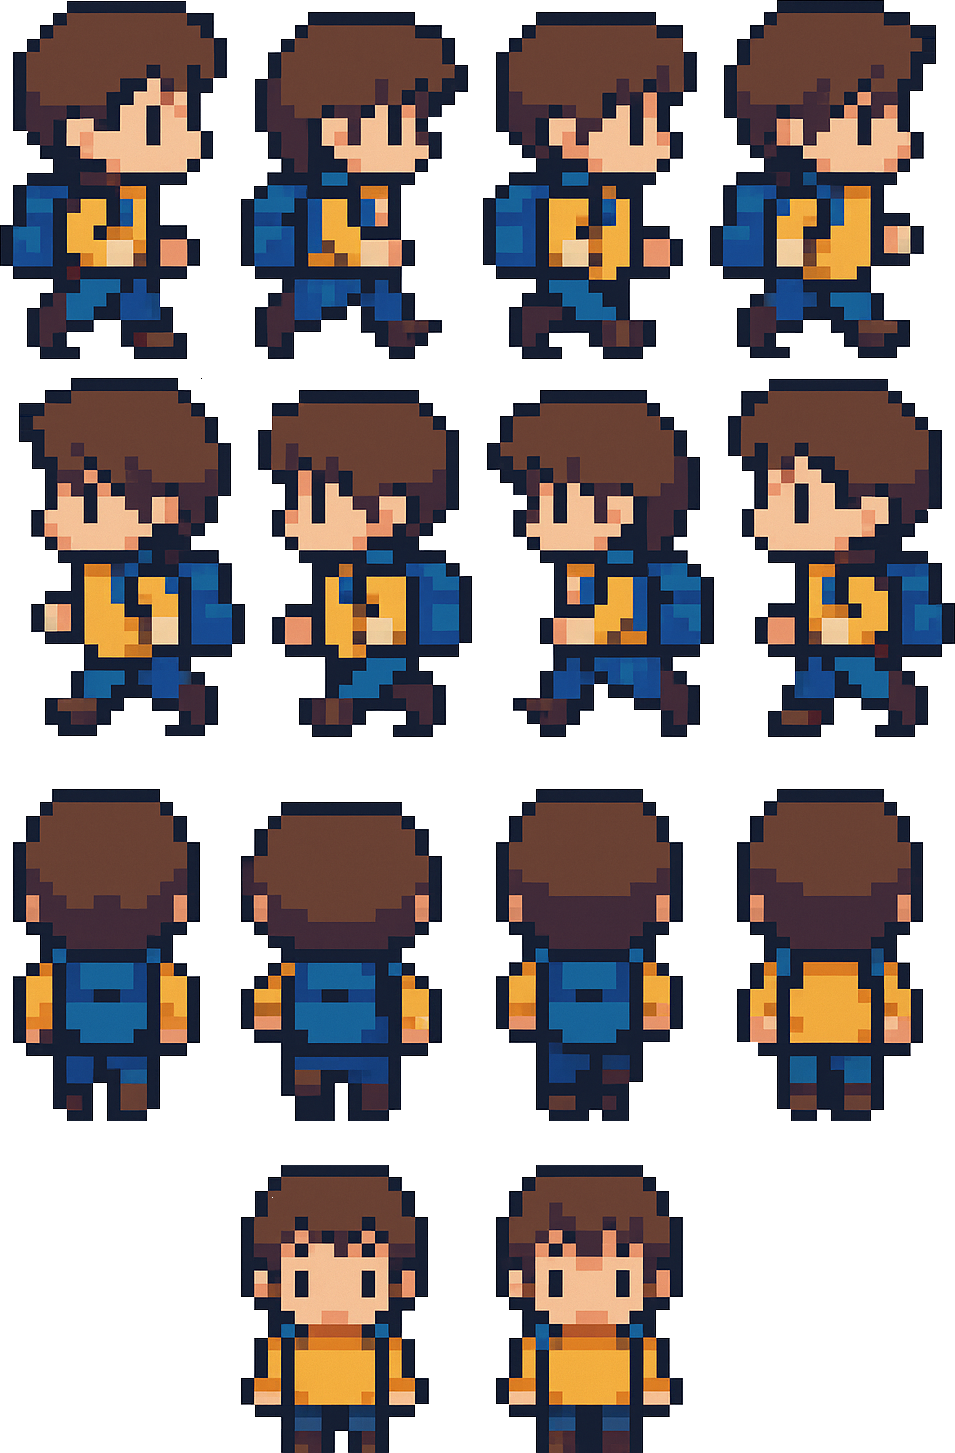
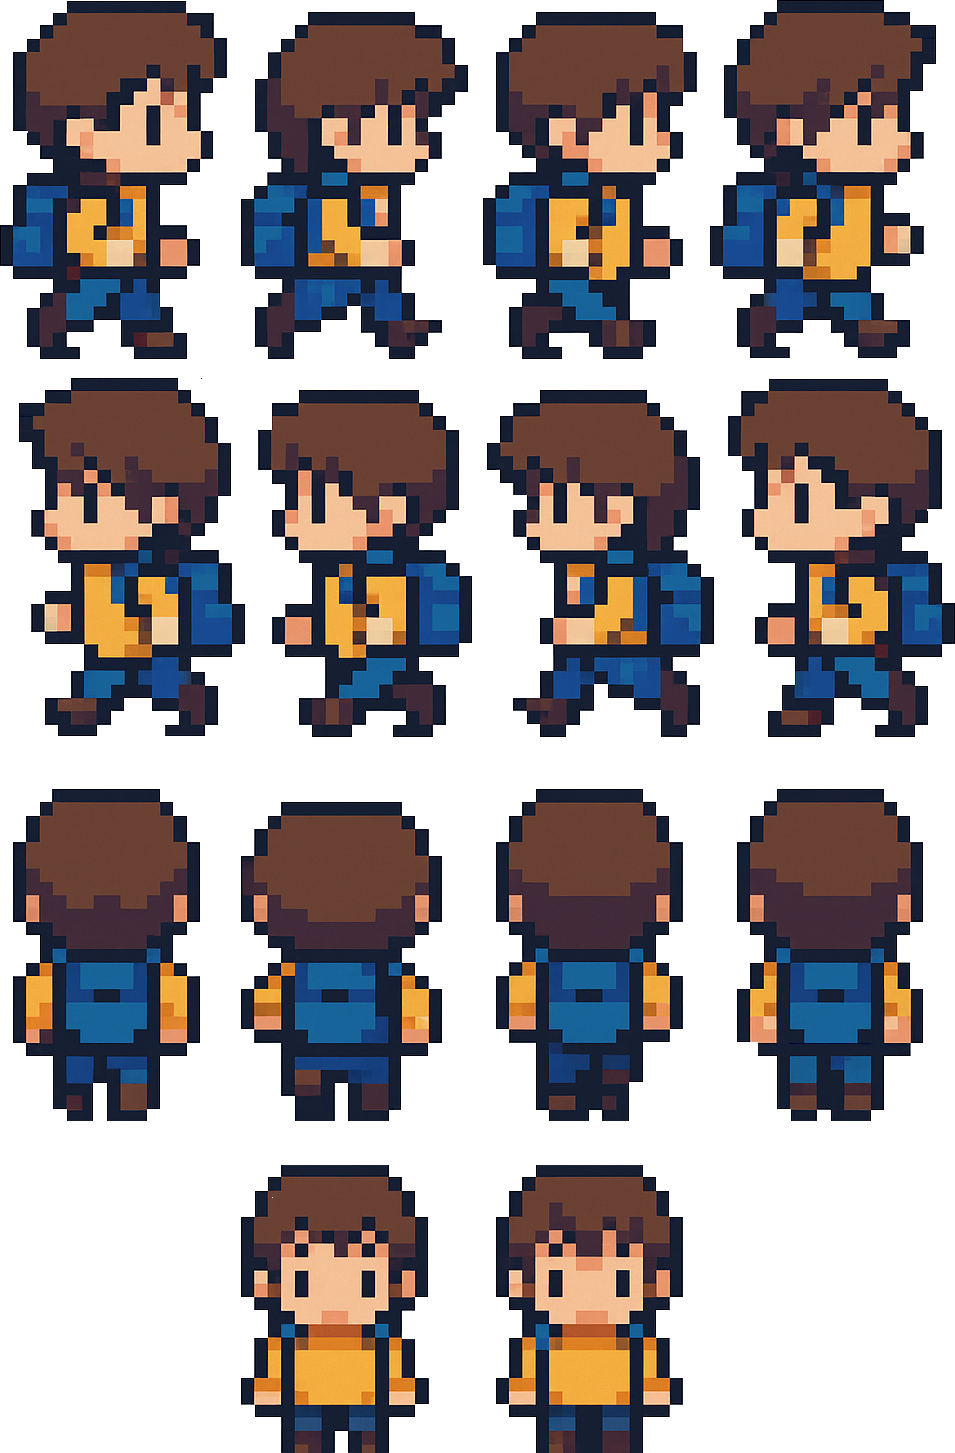
Two versions of the same layered image (955x1453). Layer-by-layer changes:
added layer "player.png copy" above "player.png" over [left=777, top=949, right=884, bottom=1043]